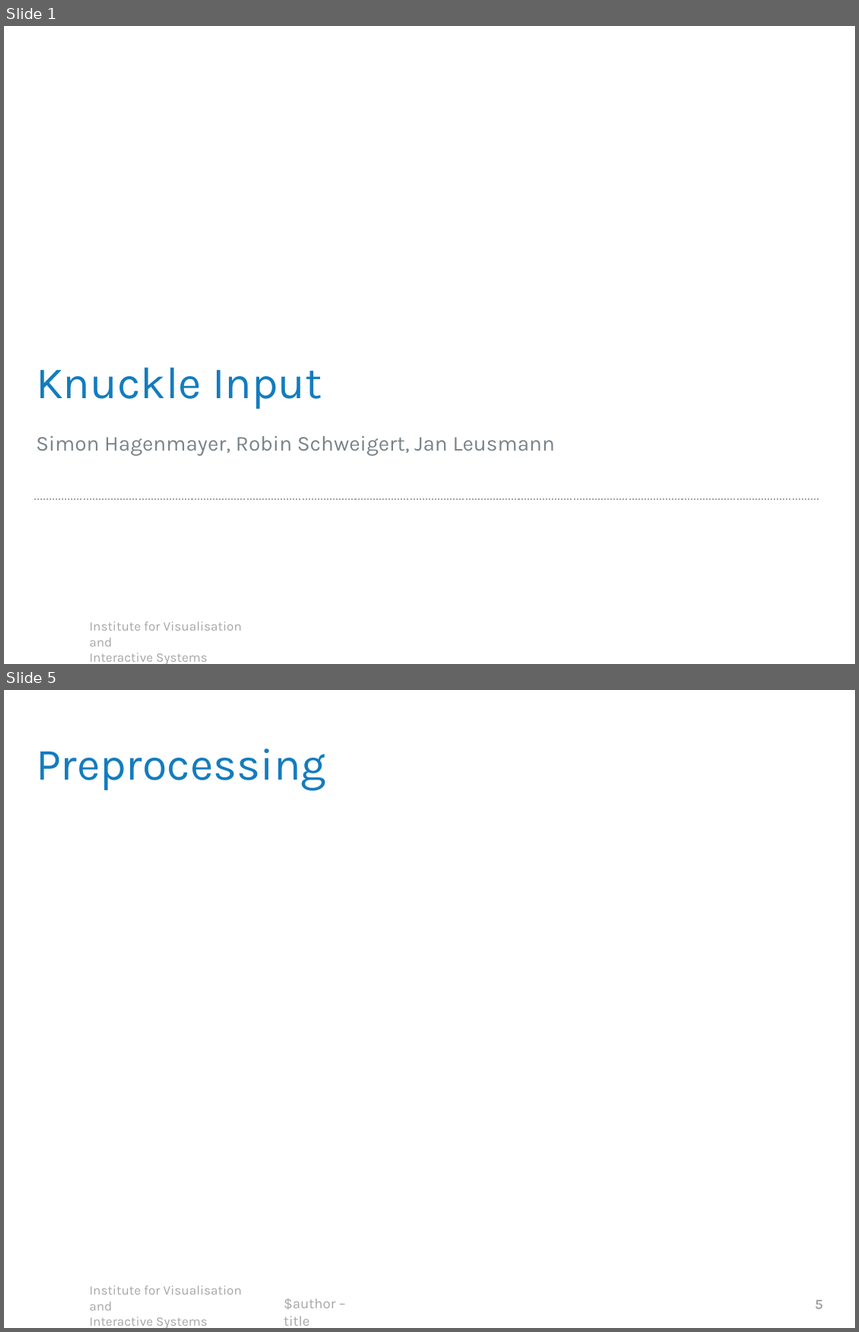
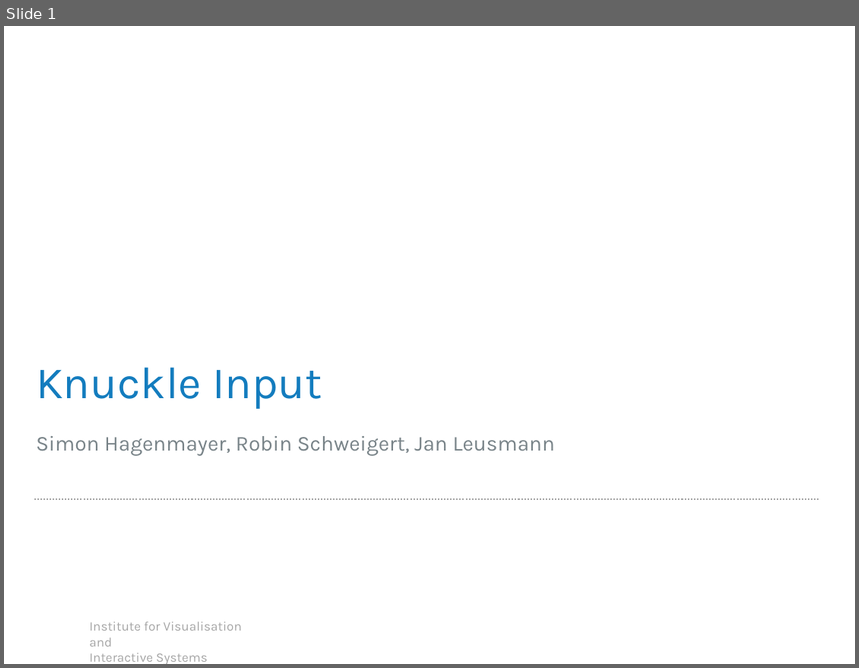
Before and after one commit to robsch94/FaPraKnuckleInput, a slide deck: Presentations/FinalPresentation.pptx. Shown one above the other, each under a label of ours: slides 1 and 5 before the commit, slide 1 after it; the slides between them are not shown. The pictures are 859x1332 and 859x668 pixels, drawn with LibreOffice and Linux fonts; fonts in the diff are those of the drawing; background and template pictures are left out. Boxes give left, top, right and bottom in pixels: in the first picture for what was removed or moved away, otherwise in the second. Text is boxed around its words. In the diff, an @@ line names an element or a change of style, - is before the commit and + after.

```diff
--- a/Presentations/FinalPresentation.pptx
+++ b/Presentations/FinalPresentation.pptx
@@ slide 5 removed at <box>4,690,855,1328</box>, background #FFFFFF; not listed: 1 template element that a slide beside it also shows @@
@@ title removed at <box>36,749,326,791</box> @@
-Preprocessing
@@ text removed at <box>284,1299,335,1326</box> @@
-$author – title
@@ page number removed at <box>815,1300,823,1309</box> @@
-5
```
Also in this commit, not shown: 3 slides changed, 16 slides added, 5 other slides removed.
